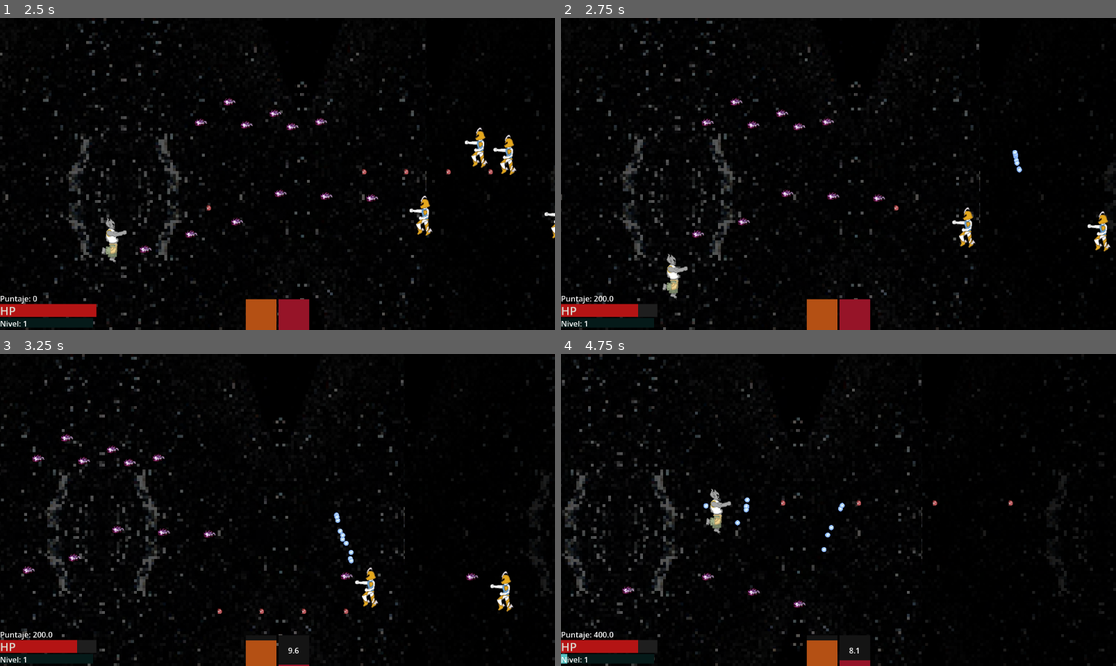
Above: before the commit, frames 1-4 (two rows, left to right).
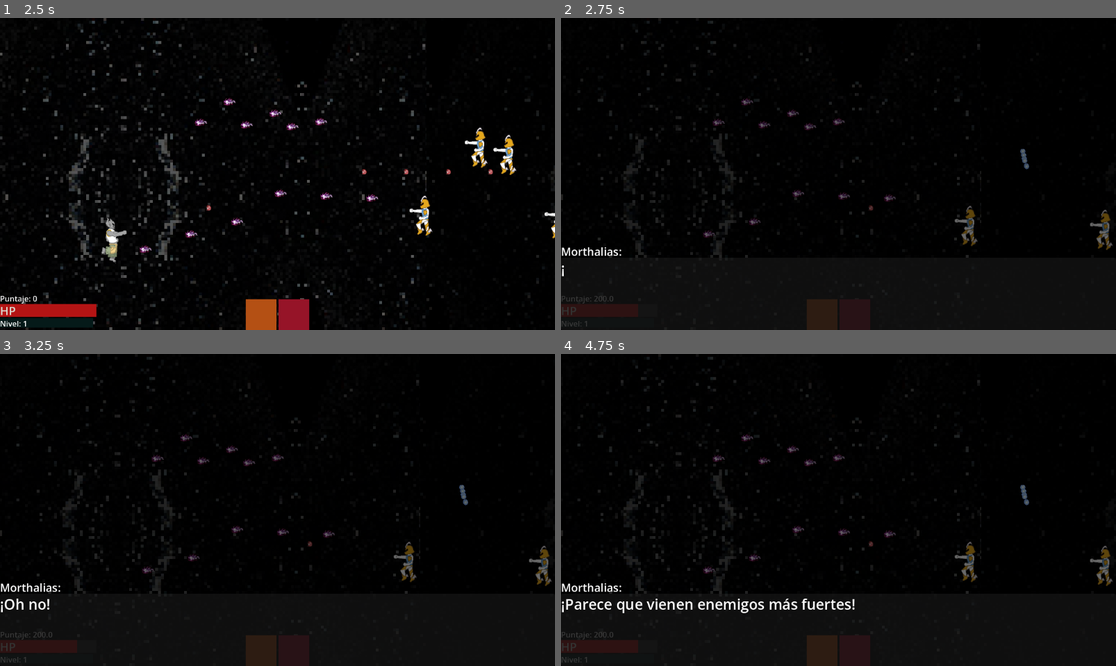
Above: after the commit, the same moments.

Repository: wfeboSKL/tales-for-the-asleep
Game: Godot game, scene res://scenes/Menu/Mewou.tscn
The game is run twice, just before and just after one commit, with the same random seed, the same clock (stepped at 60 frames per second) and the same inputs.
Inputs:
- Up to frame 1 (2.5 s): click "Capítulo I" at 0.5 s; tap Enter at 1.25 s; hold D (move_right) 1.28-2.03 s; hold K (shoot) 1.28-2.03 s; tap Space at 1.52, 2.27 s; hold S (move_down) from 2.03 s (still down); tap Shift (focus) at 2.1 s; tap K (shoot) at 2.3 s
- Up to frame 2 (2.75 s): keep holding S (move_down)
- Up to frame 3 (3.25 s): release S (move_down) at 2.78 s; hold D (move_right) from 2.78 s (still down); hold K (shoot) from 2.78 s (still down); tap J (melee) at 2.85 s
- Up to frame 4 (4.75 s): release D (move_right) at 3.53 s; release K (shoot) at 3.53 s; hold W (move_up) 3.53-4.28 s; tap K (shoot) at 3.6 s; tap Space at 3.77, 4.52 s; hold A (move_left) from 4.28 s (still down); hold K (shoot) from 4.28 s (still down); tap Enter at 4.35 s

Frame 1 is identical in both runs. In frame 2, 6.1% of the frame differs, in the area x 0-100%, y 0-100%; in frame 3, 7.6%; in frame 4, 8.0%.

Commit message:
Sistema de ráfagas para enemy_basic y enemy_pattern

Diff:
--- a/scenes/demolevel/enemy_spawner.gd
+++ b/scenes/demolevel/enemy_spawner.gd
@@ -24,7 +24,6 @@
 		3:
 			#Horda 3: jefe (por ahora igual que básico)
 			spawn_basic_enemy()
-			spawn_pattern_enemy()
 
 #-- DIVERSOS PROCESOS --
 func _process(delta: float) -> void:
@@ -44,7 +43,7 @@
 			["Morthalias:", "¡Lo siento!"]
 			])
 	#Si se matan más de 20 enemigos y es la horda 1, ahora es la horda 2
-	elif GameData.enemies_killed >= 20 and GameData.current_wave == 1:
+	elif GameData.enemies_killed >= 2 and GameData.current_wave == 1:
 		GameData.current_wave = 2
 		dialogue_box.start_dialogue([
 			["Morthalias:", "¡Oh no!"],
--- a/scenes/enemies/enemy_pattern.gd
+++ b/scenes/enemies/enemy_pattern.gd
@@ -1,13 +1,12 @@
 #--VARIABLES DEL ENEMIGO CON PATRÓN--
 #Se extiende a CharacterBody2D
 extends "res://scripts/enemies/enemy_base.gd"
-
 #Tiempo para el movimiento sinusoidal
 var time: float = 0.0
-
 #Pre-cargar balas
 const ENEMY_BULLET = preload("res://scenes/bullets/enemy_bullet.tscn")
-
+var patterns_in_burst = 0
+const BURST_SIZE = 2
 #-- EXPORTAR VARIABLES PARA MOVIMIENTO ONDULATORIO --
 #Se define su velocidad
 @export var speed: float = 200.0
@@ -15,7 +14,6 @@
 @export var frequency: float = 5.0
 #Se define su movimiento en y
 @export var amplitude: float = 150.0
-
 #-- ESTABLECER FUNCIONES DE PATRONES DE DISPARO --
 func shoot_pattern():
 	#Cantidad de balas, ángulo de extensión y cambios entre los ángulos
@@ -39,10 +37,19 @@
 	#Indicador de daño (su cooldown) y el cooldown de disparo disminuyen con delta
 	damageindicator_cooldown -= delta
 	shoot_cooldown -= delta
-	#Si el cooldown es menor o igual a 0, instanciar una bala y el cooldown cambia entre [1.5-2.5]
+	#Si el cooldown es menor o igual a 0, instanciar un abanico de balas
 	if shoot_cooldown <= 0:
+		# Se dispara el abanico completo
 		shoot_pattern()
-		shoot_cooldown = randf_range(1.5, 2.5)
+		# Se suma un disparo a la ráfaga actual
+		patterns_in_burst += 1
+		if patterns_in_burst < BURST_SIZE:
+			# Todavía falta el segundo disparo de la ráfaga, cooldown corto
+			shoot_cooldown = 0.6
+		else:
+			# Se completó la ráfaga, cooldown largo y se reinicia el contador
+			shoot_cooldown = randf_range(2.7,3.5)
+			patterns_in_burst = 0
 
 	# Offset del movimiento ondulatorio en X (debido a que el tiempo aumenta, progresará a la izquierda)
 	var wave_offset = sin(time * frequency) * amplitude
